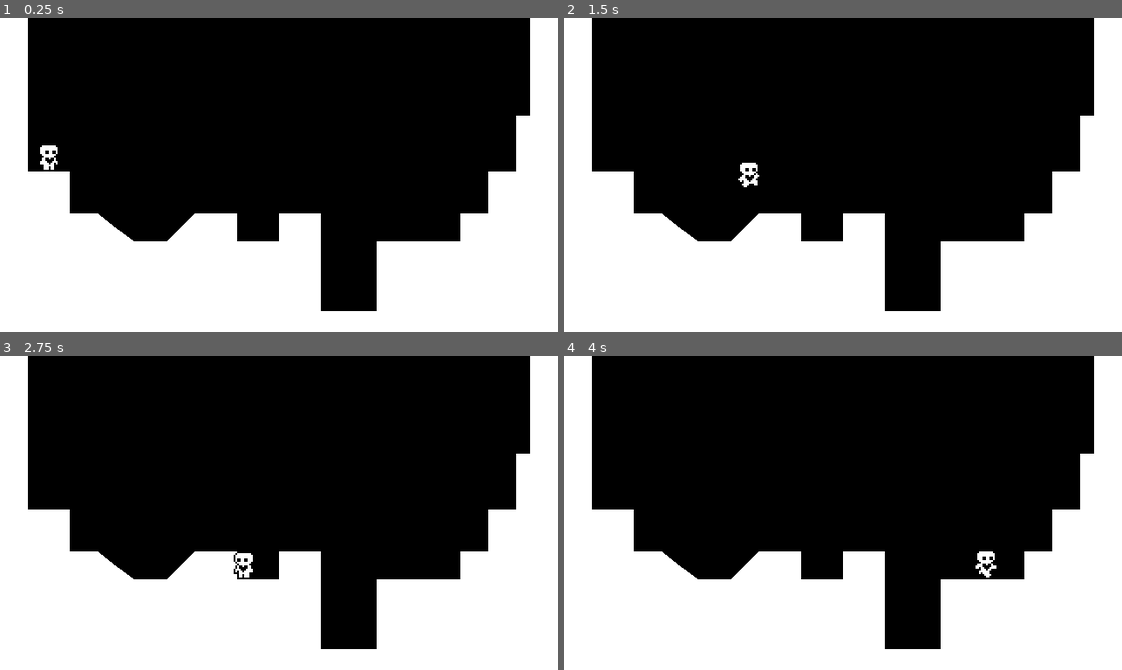
Above: before the commit, frames 1-4 (two rows, left to right).
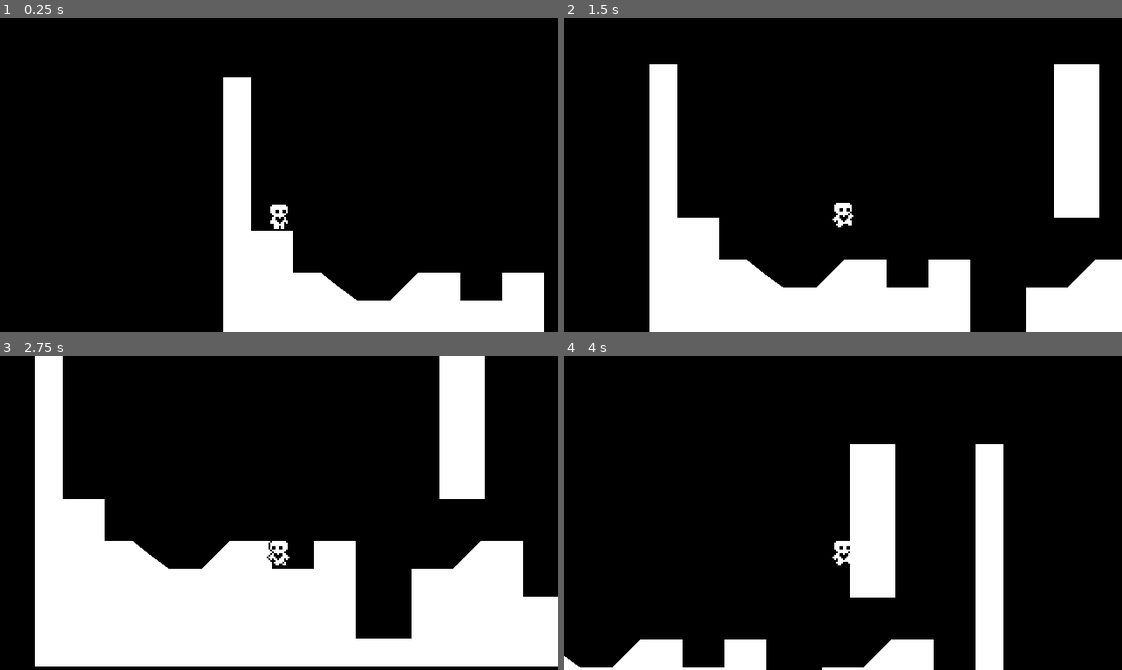
Above: after the commit, the same moments.

Repository: Meawz/Pixel-Platformer
Game: Godot game, scene res://world.tscn
Same seed, same stepped clock (60 frames per second), same inputs: the game is played once before the commit and once after it.
Inputs:
- Up to frame 1 (0.25 s): no input
- Up to frame 2 (1.5 s): tap Enter (ui_accept) at 0.5, 0.6, 0.77, 1.07, 1.35 s; hold Right (ui_right) from 0.53 s (still down)
- Up to frame 3 (2.75 s): tap Enter (ui_accept) at 1.52, 1.82, 2.1 s; release Right (ui_right) at 2.03 s; hold Left (ui_left) from 2.03 s (still down)
- Up to frame 4 (4 s): release Left (ui_left) at 2.78 s; hold Right (ui_right) from 2.78 s (still down); tap Enter (ui_accept) at 2.85, 3.02, 3.32, 3.6, 3.77 s

The runs differ from the first frame. In frame 1, 34% of the frame differs, in the area x 0-100%, y 0-100%; in frame 2, 30%; in frame 3, 25%; in frame 4, 41%.

Commit message:
Add files via upload

Diff:
--- a/DefaultMovementData.tres
+++ b/DefaultMovementData.tres
@@ -4,9 +4,10 @@
 
 [resource]
 script = ExtResource("1_0vx60")
-SPEED = 90.0
-ACCElERATION = 600.0
+SPEED = 100.0
+ACCElERATION = 800.0
 FRICTION = 1000.0
 JUMP_VELOCITY = -300.0
 GRAVITY_SCALE = 1.0
-AIR_RESISTENCE = 100.0
+AIR_RESISTANCE = 200.0
+AIR_ACCELERATION = 400.0
--- a/PlayerMovementData.gd
+++ b/PlayerMovementData.gd
@@ -7,3 +7,4 @@
 @export var JUMP_VELOCITY = -300.0
 @export var GRAVITY_SCALE = 1.0
 @export var AIR_RESISTANCE = 200.0
+@export var AIR_ACCELERATION = 400.0
--- a/player.gd
+++ b/player.gd
@@ -2,7 +2,7 @@
 
 @export var movement_data : PlayerMovementData
 
-# Get the gravity from the project settings to be synced with RigidBody nodes.
+var air_jump = false
 var gravity = ProjectSettings.get_setting("physics/2d/default_gravity")
 
 @onready var animated_sprite_2d = $AnimatedSprite2D
@@ -11,8 +11,10 @@
 func _physics_process(delta):
 	apply_gravity(delta)
 	handle_jump()
+	handle_wall_jump()
 	var input_axis = Input.get_axis("ui_left", "ui_right")
 	handle_acceleration(input_axis, delta)
+	handle_air_acceleration(input_axis, delta)
 	apply_friction(input_axis, delta)
 	apply_air_resistance(input_axis, delta)
 	update_animations(input_axis)
@@ -26,13 +28,29 @@
 	if not is_on_floor():
 		velocity.y += gravity * movement_data.GRAVITY_SCALE * delta
 
+func handle_wall_jump():
+	if not is_on_wall_only(): return
+	var wall_normal = get_wall_normal()
+	if Input.is_action_just_pressed("ui_left") and wall_normal == Vector2.LEFT:
+		velocity.x = wall_normal.x * movement_data.SPEED
+		velocity.y = movement_data.JUMP_VELOCITY
+	if Input.is_action_just_pressed("ui_right") and wall_normal == Vector2.RIGHT:
+		velocity.x = wall_normal.x * movement_data.SPEED
+		velocity.y = movement_data.JUMP_VELOCITY
+
 func handle_jump():
+	if is_on_floor() : air_jump = true
+
 	if is_on_floor() or coyote_jump_timer.time_left > 0.0:
 		if Input.is_action_just_pressed("ui_accept"):
 			velocity.y = movement_data.JUMP_VELOCITY
 	if not is_on_floor():
 		if Input.is_action_just_released("ui_accept") and velocity.y < movement_data.JUMP_VELOCITY / 2:
 			velocity.y = movement_data.JUMP_VELOCITY / 2
+
+		if Input.is_action_just_pressed("ui_accept") and air_jump:
+			velocity.y = movement_data.JUMP_VELOCITY * 0.8
+			air_jump = false
 
 func apply_friction(input_axis, delta):
 	if input_axis == 0 and is_on_floor():
@@ -43,8 +61,14 @@
 		velocity.x = move_toward(velocity.x, 0, movement_data.AIR_RESISTANCE * delta)
 
 func handle_acceleration(input_axis, delta):
+	if not is_on_floor(): return
 	if input_axis != 0:
 		velocity.x = move_toward(velocity.x, movement_data.SPEED * input_axis, movement_data.ACCElERATION * delta)
+
+func handle_air_acceleration(input_axis, delta):
+	if is_on_floor(): return
+	if input_axis !=0:
+		velocity.x = move_toward(velocity.x, movement_data.SPEED * input_axis, movement_data.AIR_ACCELERATION * delta)
 
 func update_animations(input_axis):
 	if input_axis !=0:
--- a/player.tscn
+++ b/player.tscn
@@ -100,3 +100,6 @@
 [node name="CoyoteJumpTimer" type="Timer" parent="."]
 wait_time = 0.1
 one_shot = true
+
+[node name="Camera2D" type="Camera2D" parent="."]
+position = Vector2(0, -32)
--- a/project.godot
+++ b/project.godot
@@ -25,6 +25,15 @@
 
 [input]
 
+ui_accept={
+"deadzone": 0.5,
+"events": [Object(InputEventKey,"resource_local_to_scene":false,"resource_name":"","device":0,"window_id":0,"alt_pressed":false,"shift_pressed":false,"ctrl_pressed":false,"meta_pressed":false,"pressed":false,"keycode":4194309,"physical_keycode":0,"key_label":0,"unicode":4194309,"echo":false,"script":null)
+, Object(InputEventKey,"resource_local_to_scene":false,"resource_name":"","device":0,"window_id":0,"alt_pressed":false,"shift_pressed":false,"ctrl_pressed":false,"meta_pressed":false,"pressed":false,"keycode":4194310,"physical_keycode":0,"key_label":0,"unicode":4194310,"echo":false,"script":null)
+, Object(InputEventKey,"resource_local_to_scene":false,"resource_name":"","device":0,"window_id":0,"alt_pressed":false,"shift_pressed":false,"ctrl_pressed":false,"meta_pressed":false,"pressed":false,"keycode":32,"physical_keycode":0,"key_label":0,"unicode":32,"echo":false,"script":null)
+, Object(InputEventKey,"resource_local_to_scene":false,"resource_name":"","device":-1,"window_id":0,"alt_pressed":false,"shift_pressed":false,"ctrl_pressed":false,"meta_pressed":false,"pressed":false,"keycode":0,"physical_keycode":87,"key_label":0,"unicode":119,"echo":false,"script":null)
+, Object(InputEventKey,"resource_local_to_scene":false,"resource_name":"","device":-1,"window_id":0,"alt_pressed":false,"shift_pressed":false,"ctrl_pressed":false,"meta_pressed":false,"pressed":false,"keycode":0,"physical_keycode":4194320,"key_label":0,"unicode":0,"echo":false,"script":null)
+]
+}
 ui_left={
 "deadzone": 0.5,
 "events": [Object(InputEventKey,"resource_local_to_scene":false,"resource_name":"","device":0,"window_id":0,"alt_presse …(187 unchanged characters)…
--- a/world.tscn
+++ b/world.tscn
@@ -1,7 +1,10 @@
-[gd_scene load_steps=3 format=3 uid="uid://jlqrig7lriss"]
+[gd_scene load_steps=4 format=3 uid="uid://jlqrig7lriss"]
 
 [ext_resource type="Script" path="res://world.gd" id="1_v4wpp"]
 [ext_resource type="PackedScene" uid="uid://c3ch5y1y7sc1f" path="res://player.tscn" id="2_087c8"]
+
+[sub_resource type="RectangleShape2D" id="RectangleShape2D_sv1su"]
+size = Vector2(26, 88)
 
 [node name="World" type="Node2D"]
 script = ExtResource("1_v4wpp")
@@ -9,9 +12,20 @@
 [node name="StaticBody2D" type="StaticBody2D" parent="."]
 
 [node name="CollisionPolygon2D" type="CollisionPolygon2D" parent="StaticBody2D"]
-polygon = PackedVector2Array(0, 0, 16, 0, 16, 88, 40, 88, 40 …(109 unchanged characters)… 84, 168, 200, 168, 216, 168, 216, 128, 264, 128, 264, 112, 280, 112, 280, 88, 296, 88, 296, 56, 304, 56, 304, 0, 320, 0, 320, 184, 0, 184)
+polygon = PackedVector2Array(0, 0, 16, 0, 16, 88, 40, 88, 40 …(109 unchanged characters)… 84, 168, 200, 168, 216, 168, 216, 128, 240, 128, 256, 112, 280, 112, 280, 144, 304, 144, 304, 0, 320, 0, 320, 184, 0, 184)
 
 [node name="Polygon2D" type="Polygon2D" parent="StaticBody2D/CollisionPolygon2D"]
 
 [node name="Player" parent="." instance=ExtResource("2_087c8")]
-position = Vector2(28, 72)
+position = Vector2(32, 88)
+
+[node name="StaticBody2D2" type="StaticBody2D" parent="."]
+
+[node name="CollisionShape2D" type="CollisionShape2D" parent="StaticBody2D2"]
+position = Vector2(245, 44)
+shape = SubResource("RectangleShape2D_sv1su")
+
+[node name="ColorRect" type="ColorRect" parent="StaticBody2D2"]
+offset_left = 232.0
+offset_right = 258.0
+offset_bottom = 88.0
